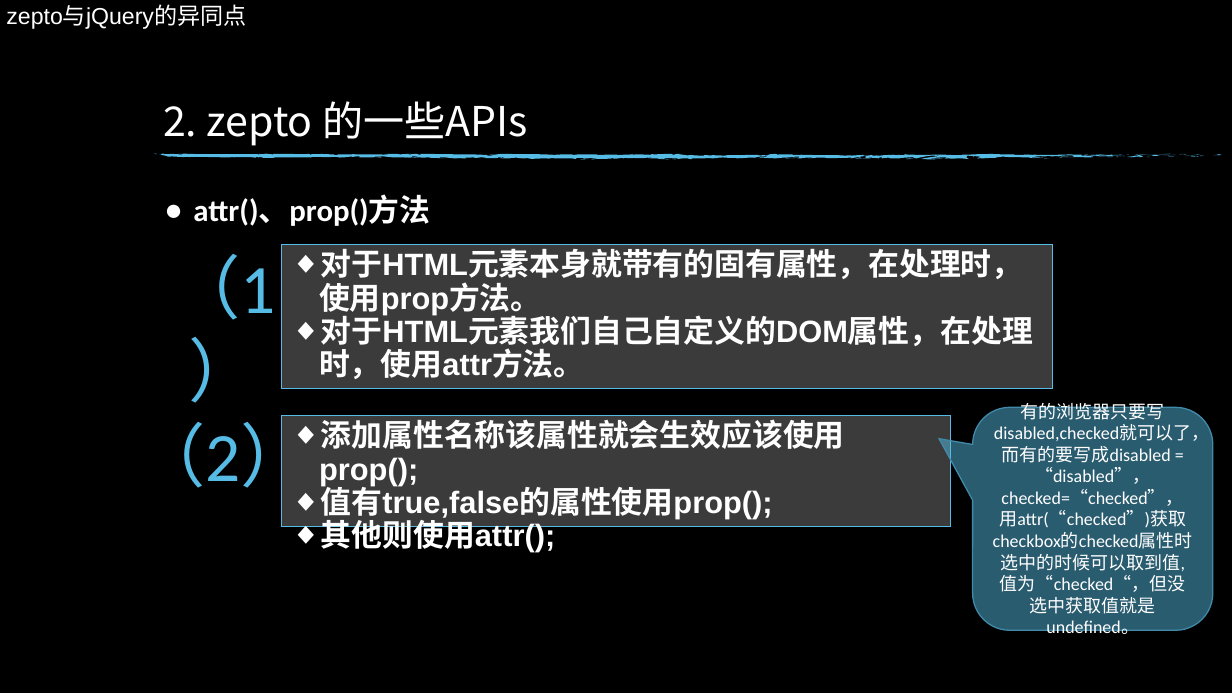
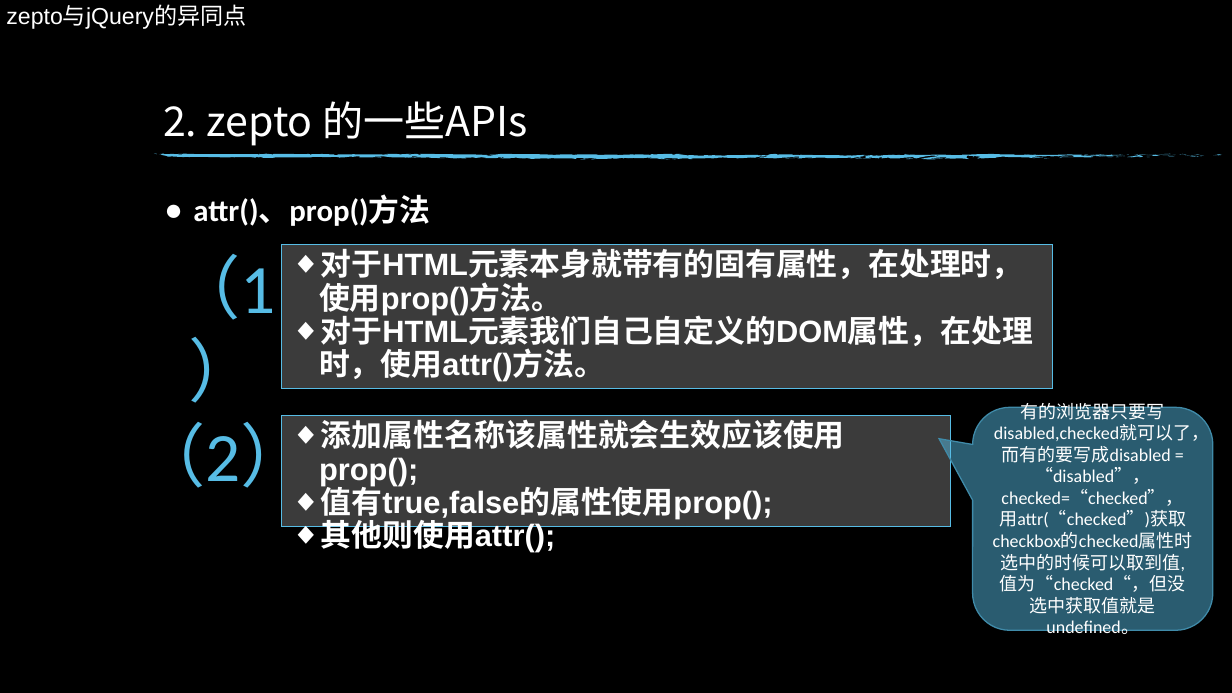
Before and after one commit to xiaotianxia/entern, a slide deck: slide 16 of dz-talk0904.pptx. Drawn at 1232x693 pixels with LibreOffice and Linux fonts; fonts in the diff are those of the drawing; background and template pictures are left out. Boxes give left, top, right and bottom in pixels: in the first picture for what was removed or moved away, otherwise in the second. Text is boxed around its words. In the diff, an @@ line names an element or a change of style, - is before the commit and + after.

```diff
--- a/dz-talk0904.pptx
+++ b/dz-talk0904.pptx
@@ text in rectangle at (x1=319, y1=244, x2=1033, y2=382): text changed @@
-◆ 对于HTML元素本身就带有的固有属性，在处理时，使用prop方法。
-◆ 对于HTML元素我们自己自定义的DOM属性，在处理时，使用attr方法。
+◆ 对于HTML元素本身就带有的固有属性，在处理时，使用prop()方法。
+◆ 对于HTML元素我们自己自定义的DOM属性，在处理时，使用attr()方法。
```
Also in this commit, not shown: 7 other slides changed.
